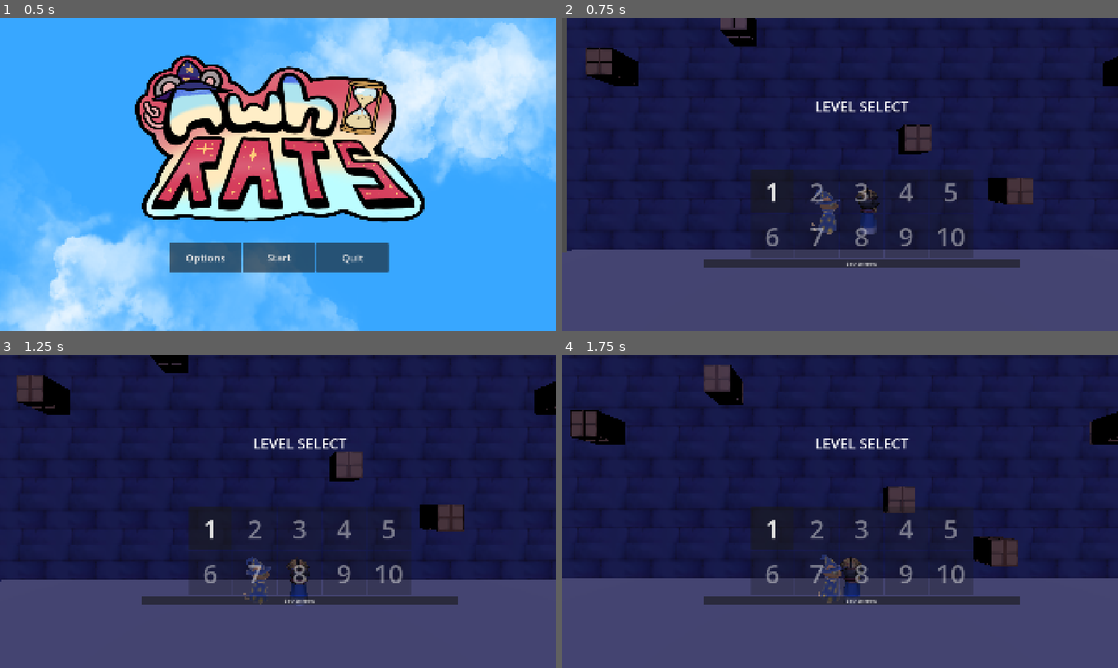
Above: before the commit, frames 1-4 (two rows, left to right).
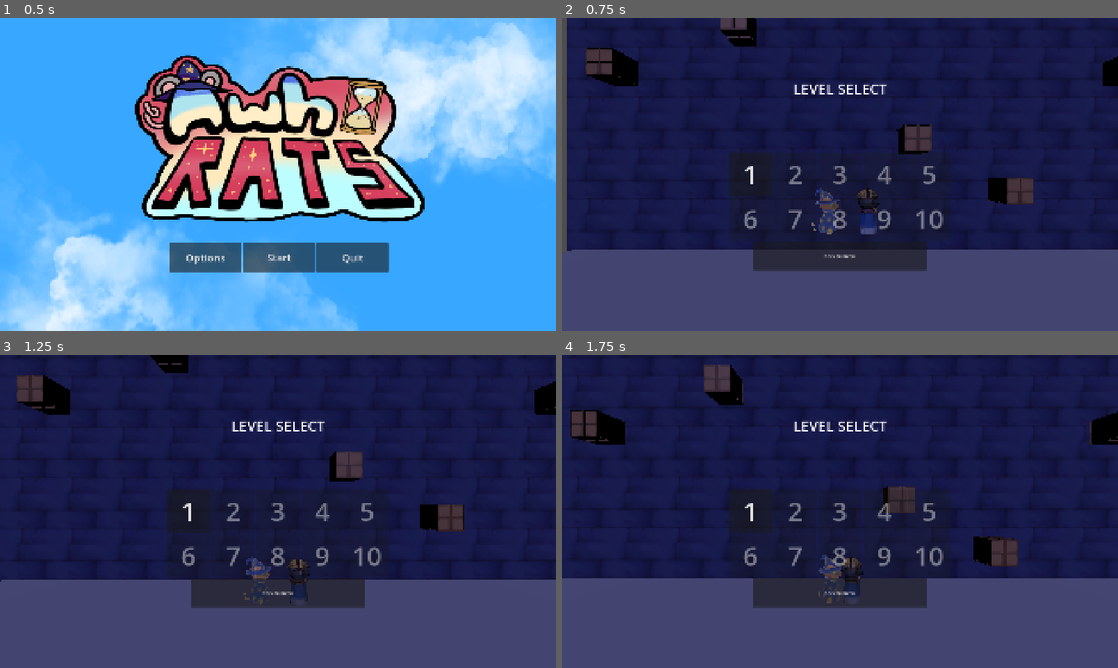
Above: after the commit, the same moments.

Repository: ARandomGuyTH/awh-rats
Game: Godot game, scene res://scenes/main/main.tscn
Two runs of this game, one before a commit and one after it. Both use one fixed random seed, a clock stepped at 60 frames per second and the inputs below.
Inputs:
- Up to frame 1 (0.5 s): no input
- Up to frame 2 (0.75 s): click "Start" at 0.5 s
- Up to frame 3 (1.25 s): no input
- Up to frame 4 (1.75 s): tap Enter at 1.25 s; hold D (p1_right) from 1.28 s (still down); tap E (p1_interact) at 1.35 s

Frame 1 is identical in both runs. In frame 2, 4.9% of the frame differs, in the area x 25-83%, y 21-81%; in frame 3, 5.6%; in frame 4, 5.7%.

Commit message:
buttons

Diff:
--- a/scenes/levels/3.tscn
+++ b/scenes/levels/3.tscn
@@ -14,7 +14,7 @@
 size = Vector3(24.498413, 1.9008827, 4.161743)
 
 [sub_resource type="BoxShape3D" id="BoxShape3D_favck"]
-size = Vector3(24.173502, 6.226, 10.918)
+size = Vector3(26.994953, 4.108117, 10.918)
 
 [sub_resource type="StandardMaterial3D" id="StandardMaterial3D_f00r8"]
 albedo_texture = ExtResource("1_mpdjq")
@@ -23,7 +23,7 @@
 
 [sub_resource type="BoxMesh" id="BoxMesh_0absb"]
 material = SubResource("StandardMaterial3D_f00r8")
-size = Vector3(24.370636, 6.2257004, 10.918457)
+size = Vector3(27.227798, 4.0748863, 10.918457)
 
 [sub_resource type="BoxMesh" id="BoxMesh_f00r8"]
 size = Vector3(53.932785, 0.90792084, 18.149658)
@@ -43,7 +43,7 @@
 metadata/_custom_type_script = "uid://mch6ywhqvbxs"
 
 [node name="Box" parent="." unique_id=836615581 instance=ExtResource("2_kt1qv")]
-transform = Transform3D(0.3, 0, 0, 0, 0.3, 0, 0, 0, 0.3, 18.581778, 5.1291428, -0.07294464)
+transform = Transform3D(0.3, 0, 0, 0, 0.3, 0, 0, 0, 0.3, 15.164265, 2.7347336, -0.07294464)
 
 [node name="Box" parent="Box" index="0" unique_id=151120224]
 visible = false
@@ -65,7 +65,7 @@
 transform = Transform3D(-1.3113417e-08, 0, 0.3, 0, 0.3, 0, -0.3, 0, -1.3113417e-08, -2.9622803, -0.061775208, 0.5639086)
 
 [node name="Door" parent="background" unique_id=653478079 instance=ExtResource("5_fnalb")]
-transform = Transform3D(-0.6, 0, 9.059749e-08, 0, 0.6, 0, -9.059749e-08, 0, -0.6, 31.656792, 5.807167, 1.1725512)
+transform = Transform3D(-0.6, 0, 9.059749e-08, 0, 0.6, 0, -9.059749e-08, 0, -0.6, 31.656792, 3.8258514, 1.1725512)
 level = 4
 
 [node name="background2" parent="." unique_id=2094152846 instance=ExtResource("3_wk5vn")]
@@ -87,11 +87,11 @@
 transform = Transform3D(1, 0, 0, 0, 1, 0, 0, 0, 1, 23.409637, 1.5929909, 1.3635025)
 
 [node name="CollisionShape3D" type="CollisionShape3D" parent="raisedlevel/StaticBody3D" unique_id=812409821]
-transform = Transform3D(1, 0, 0, 0, 1, 0, 0, 0, 1, 8.255615, 9.179115e-06, 0.00049746037)
+transform = Transform3D(1, 0, 0, 0, 1, 0, 0, 0, 1, 6.8448906, -1.0589322, 0.00049746037)
 shape = SubResource("BoxShape3D_favck")
 
 [node name="MeshInstance3D2" type="MeshInstance3D" parent="raisedlevel/StaticBody3D" unique_id=1212188702]
-transform = Transform3D(1, 0, 0, 0, 1, 0, 0, 0, 1, 8.353775, 0, 0)
+transform = Transform3D(1, 0, 0, 0, 1, 0, 0, 0, 1, 6.925194, -1.075407, 0)
 mesh = SubResource("BoxMesh_0absb")
 
 [node name="DirectionalLight3D" type="DirectionalLight3D" parent="." unique_id=1215596580]
@@ -124,13 +124,13 @@
 shape = SubResource("BoxShape3D_seth2")
 
 [node name="right plank" type="StaticBody3D" parent="." unique_id=2064777439]
-transform = Transform3D(0.026614573, 0, -0.9996458, 0, 1, 0, 0.9996458, 0, 0.026614573, 16.908669, 4.995877, -0.06653309)
+transform = Transform3D(0.026614573, 0, -0.9996458, 0, 1, 0, 0.9996458, 0, 0.026614573, 14.109255, 4.995877, -0.06653309)
 
 [node name="right-plank" parent="right plank" unique_id=1924545220 instance=ExtResource("6_mp0kl")]
-transform = Transform3D(1, 0, 1.8626451e-09, 0, 1, 0, -1.8626451e-09, 0, 1, 0, 0, 0)
+transform = Transform3D(1, 0, 3.7252903e-09, 0, 1, 0, -3.7252903e-09, 0, 1, 0, -2.274767, 0)
 
 [node name="CollisionShape3D" type="CollisionShape3D" parent="right plank" unique_id=1466265181]
-transform = Transform3D(1, 0, 0, 0, 1, 0, 0, 0, 1, 0.028, -0.006, -3.895)
+transform = Transform3D(1, 0, 1.8626451e-09, 0, 1, 0, -1.8626451e-09, 0, 1, 0.027999997, -2.2093382, -3.8949986)
 shape = SubResource("BoxShape3D_txpwa")
 
 [node name="MeshInstance3D" type="MeshInstance3D" parent="right plank" unique_id=363562818]
--- a/scenes/menus/level-select/levelSelectMenu.tscn
+++ b/scenes/menus/level-select/levelSelectMenu.tscn
@@ -6,17 +6,14 @@
 
 [node name="LevelSelectMenu" type="Control" unique_id=2061396682]
 layout_mode = 3
-anchors_preset = 15
-anchor_right = 1.0
-anchor_bottom = 1.0
-offset_left = 75.0
-offset_top = 26.0
-offset_right = 75.0
-offset_bottom = 26.0
+anchors_preset = 8
+anchor_left = 0.5
+anchor_top = 0.5
+anchor_right = 0.5
+anchor_bottom = 0.5
 grow_horizontal = 2
 grow_vertical = 2
 script = ExtResource("1_m4kip")
-metadata/_edit_use_anchors_ = true
 
 [node name="HBoxContainer" type="VBoxContainer" parent="." unique_id=728966239]
 layout_mode = 1
@@ -81,7 +78,11 @@
 
 [node name="BackButton" type="Button" parent="HBoxContainer" unique_id=1514499619]
 unique_name_in_owner = true
+custom_minimum_size = Vector2(600, 100)
+custom_maximum_size = Vector2(600, -1)
 layout_mode = 2
+size_flags_horizontal = 4
+size_flags_vertical = 8
 text = "Back to menu"
 
 [node name="AudioStreamPlayer2D" type="AudioStreamPlayer2D" parent="." unique_id=765326092]
